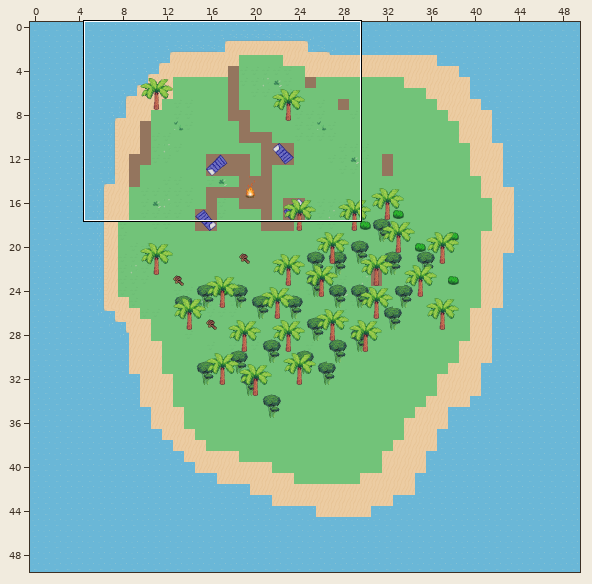
Level history. Tiled map (JSON): static/tilemaps/map_test.tmj. The first picture is a wide view before the edit; the outline marks the close-up.
Close-up. The starting point:
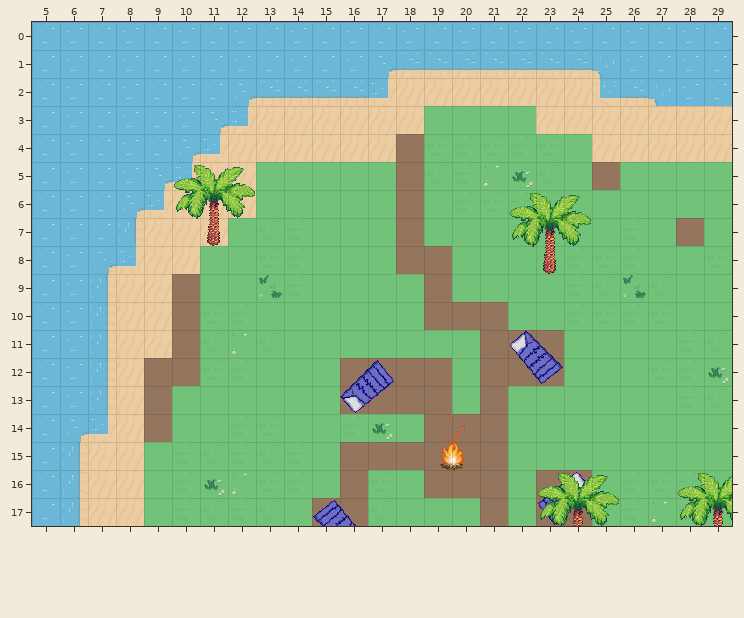
Cells are 32x32 px. Shown: x 5..29, y 0..17. The commit also changed other parts of the map, which this record leaves out.
New version:
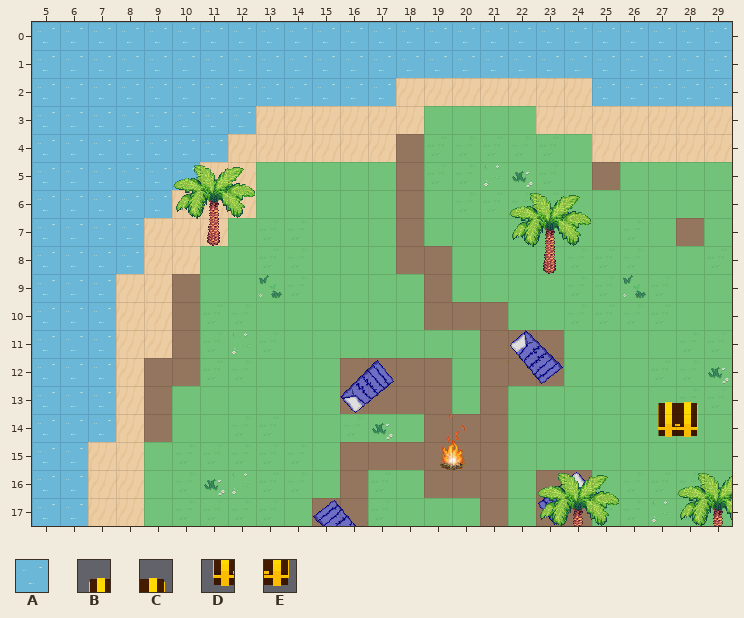
Key: from "TileSet_V2": A 195; from "vegetation": B 56 "chest", C 57 "chest", D 64 "chest", E 65 "chest".
_ is an empty cell.
Tiles of an added or newly shown layer are drawn over the layers below it.
The exact change:
Layer "sea" (added):
There is now tile A in row 1 at x 17 to 25; in row 2 at x 12 to 17 and 25 to 27; in row 3 at x 11 to 12; in row 4 at x 10 to 11; in row 5 at x 9 to 10; in row 6 at x 8 to 9.
There is now tile A in row 7 at x 8; in row 8 at x 7 to 8; in rows 9 to 13 at x 7; in row 14 at x 6 to 7; in rows 15 to 17 at x 6.
Layer "elements":
There is now tile B in row 13 at x 27.
There is now tile C in row 13 at x 28.
There is now tile D in row 14 at x 27.
There is now tile E in row 14 at x 28.
Where, in picture pixels (left, top, right, bottom), the same in both close-ups:
added: (63, 53, 698, 526)
